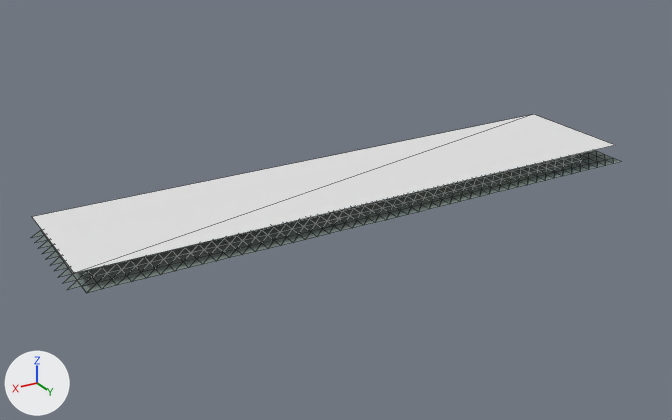
Renders of the glTF model eloria-assets/maps/continent-v2/hornmere/client/chunks/05_13/world.glb from each side of a commit.
One viewpoint serves both versions: a 50 mm camera at (-384.1, -186.2, 54.1) aimed at (-454.1, -303.0, -4.3). The lights are fixed; the arrows at lower left show +X, +Y and +Z. The older version comes first. Mesh edges are drawn as thin lines. Where no turn or scale is listed for an object, it has been applied to the vertices. Vertices at exactly the same position are counted once.

Names of what the first picture shows: 'AuthoredGround_hornmereBase_hornmere_05_13', 'Terrain_hornmere_05_13', 'Water_hornmere_05_13'.
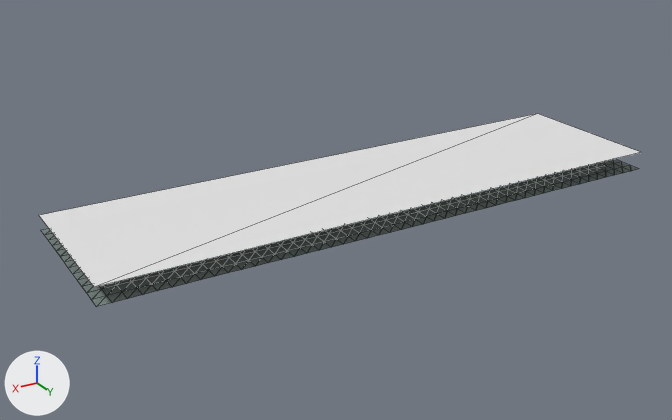
The change in detail:
me_water_hornmere_05_13 is used by ob_water_hornmere_05_13; location (-1576.0, 5816.0, 0.0).
me_water_hornmere_05_13 had 4 vertices, 2 faces and spanned x 1070.0..1166.0, y -6131.0..-6110.0, z 0.0.
me_water_hornmere_05_13 now has 4 vertices, 2 faces and spans x 1069.0..1165.0, y -6131.0..-6105.0, z 0.0.
Part 1, on me_water_hornmere_05_13:
Vertex 0 of me_water_hornmere_05_13 moves from (1070.0, -6110.0, 0.0) at pixel (615, 145) to (1069.0, -6105.0, 0.0) at pixel (641, 152).
Vertex 1 of me_water_hornmere_05_13 moves from (1070.0, -6131.0, 0.0) at pixel (533, 114) to (1069.0, -6131.0, 0.0) at pixel (537, 113).
Vertex 2 of me_water_hornmere_05_13 moves from (1166.0, -6110.0, 0.0) at pixel (74, 273) to (1165.0, -6105.0, 0.0) at pixel (94, 287).
Vertex 3 of me_water_hornmere_05_13 moves from (1166.0, -6131.0, 0.0) at pixel (31, 216) to (1165.0, -6131.0, 0.0) at pixel (38, 215).
me_authoredground_hornmerebase_hornmere_05_13 is used by ob_authoredground_hornmerebase_hornmere_05_13; location (-1576.0, 5816.0, 0.0).
me_authoredground_hornmerebase_hornmere_05_13 had 597 vertices, 1008 faces and spanned x 1069.0..1167.0, y -6131.0..-6109.0, z -3.0..-2.4.
me_authoredground_hornmerebase_hornmere_05_13 now has 686 vertices, 1248 faces and spans x 1069.0..1165.0, y -6131.0..-6105.0, z -3.1..-2.4.
Part 2, on me_authoredground_hornmerebase_hornmere_05_13:
10 vertices are removed from x 1167.0, y -6129.0..-6111.0, z -2.6..-2.4.
10 faces are deleted.
3 vertices are added at (1069.0, -6105.0, -3.1), (1069.0, -6107.0, -3.0), (1071.0, -6105.0, -3.0).
38 new vertices lie (2.0, 2.0, 0.0) away from vertices in x 1071.0..1151.0, y -6109.0, z -3.0..-2.7.
25 new vertices lie (2.0, 2.0, 0.0) away from vertices in x 1073.0..1153.0, y -6107.0, z -3.0..-2.7.
24 new vertices lie (0.0, 2.0, -0.1) away from vertices in x 1091.0..1165.0, y -6109.0..-6107.0, z -2.9..-2.6.
9 new vertices lie (0.0, 2.0, 0.0) away from vertices in x 1069.0..1165.0, y -6111.0..-6107.0, z -3.0..-2.7.
250 new faces join them.

What differs and where, as boxes (x1, y1, x2, y2) in the pictures (672 x 420 px):
'Water_hornmere_05_13', reshaped (9% taller)
    before: (32, 114, 614, 273)
    after: (39, 114, 641, 287)
'AuthoredGround_hornmereBase_hornmere_05_13', reshaped
    before: (31, 151, 614, 293)
    after: (41, 159, 638, 307)
part 2 of me_authoredground_hornmerebase_hornmere_05_13, built on
    before: (31, 230, 82, 290)
    after: (87, 159, 638, 307)
'Terrain_hornmere_05_13', unchanged, covered by the edit
    before: (87, 150, 621, 293)
    after: (108, 176, 610, 304)
